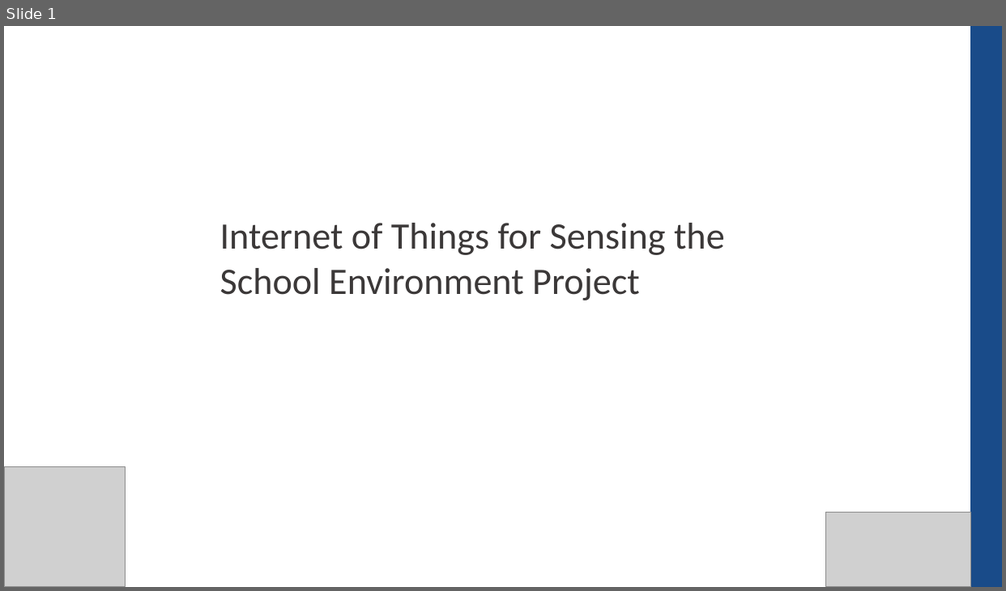
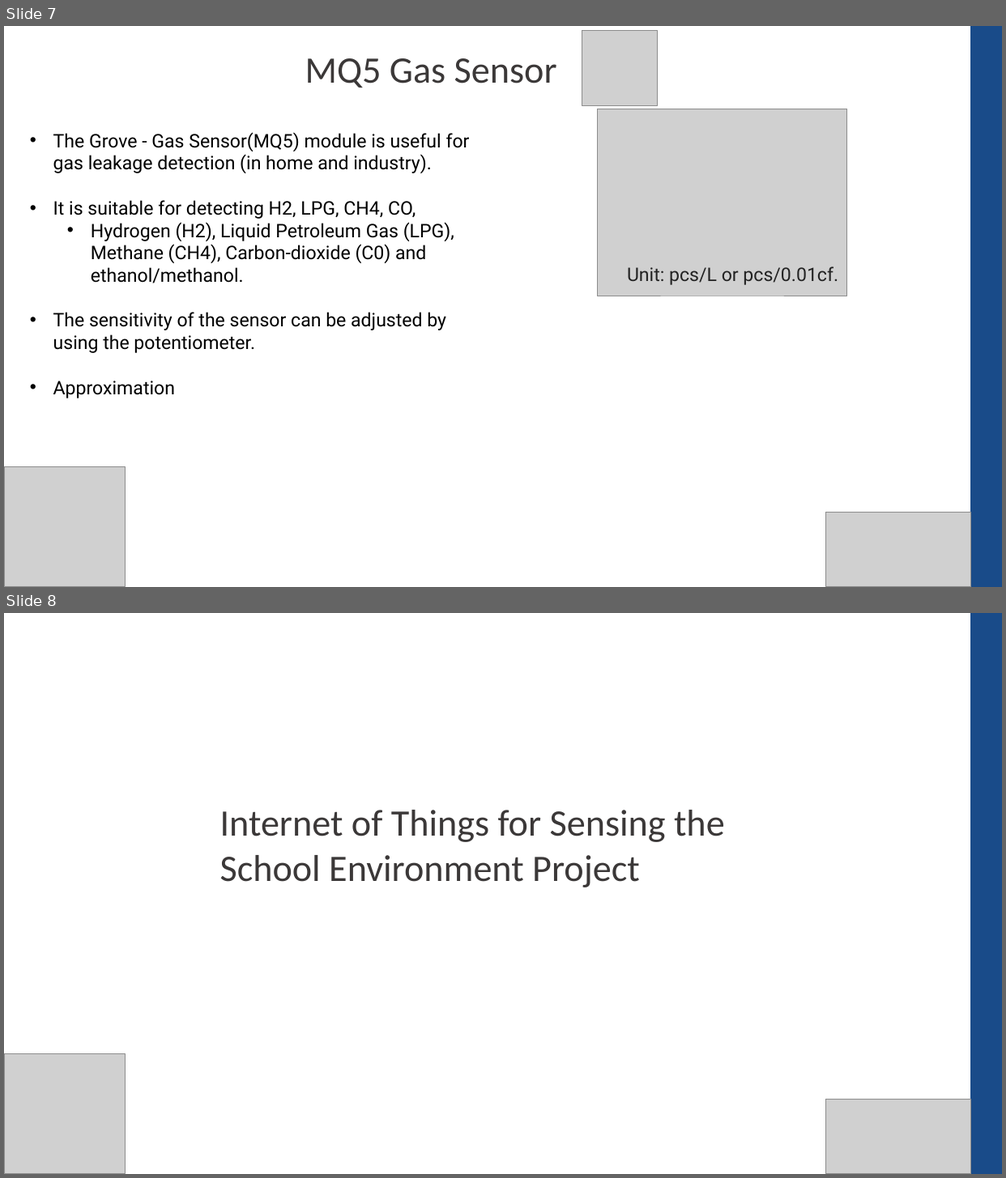
Before and after one commit to CompEng0001/IoT-and-Our-Schools-Environments-for-Education, a slide deck: Lessons/Introduction.pptx. Shown one above the other, each under a label of ours: slide 1 before the commit, slides 7 and 8 after it. The pictures are 1006x591 and 1006x1178 pixels, drawn with LibreOffice and Linux fonts; fonts in the diff are those of the drawing; grey boxes stand for pictures. Boxes give left, top, right and bottom in pixels: in the first picture for what was removed or moved away, otherwise in the second. Text is boxed around its words. In the diff, an @@ line names an element or a change of style, - is before the commit and + after.

```diff
--- a/Lessons/Introduction.pptx
+++ b/Lessons/Introduction.pptx
@@ slide 7 added at (4,26,1002,587), background #FFFFFF @@
@@ picture added at (582,31,658,106) @@
@@ rectangle added at (971,26,1002,587), fill #194B89, outline #194B89 1 pt @@
@@ text added at (305,58,557,88), 36 pt, text #3B3838 @@
+MQ5 Gas Sensor
@@ picture added at (598,109,847,296) @@
@@ text added at (53,132,470,399), 18 pt, text #000000 @@
+• The Grove - Gas Sensor(MQ5) module is useful for gas leakage detection (in home and industry).
+• It is suitable for detecting H2, LPG, CH4, CO,
+  • Hydrogen (H2), Liquid Petroleum Gas (LPG), Methane (CH4), Carbon-dioxide (C0) and ethanol/methanol.
+• The sensitivity of the sensor can be adjusted by using the potentiometer.
+• Approximation
@@ text added at (627,267,838,285), 18 pt, text #222222 @@
+Unit: pcs/L or pcs/0.01cf.
@@ picture added at (5,467,126,587) @@
@@ picture added at (826,513,971,587) @@
@@ what was slide 1 is now slide 8 @@
```
Also in this commit, not shown: 4 slides changed, 2 other slides added, 11 other files.
